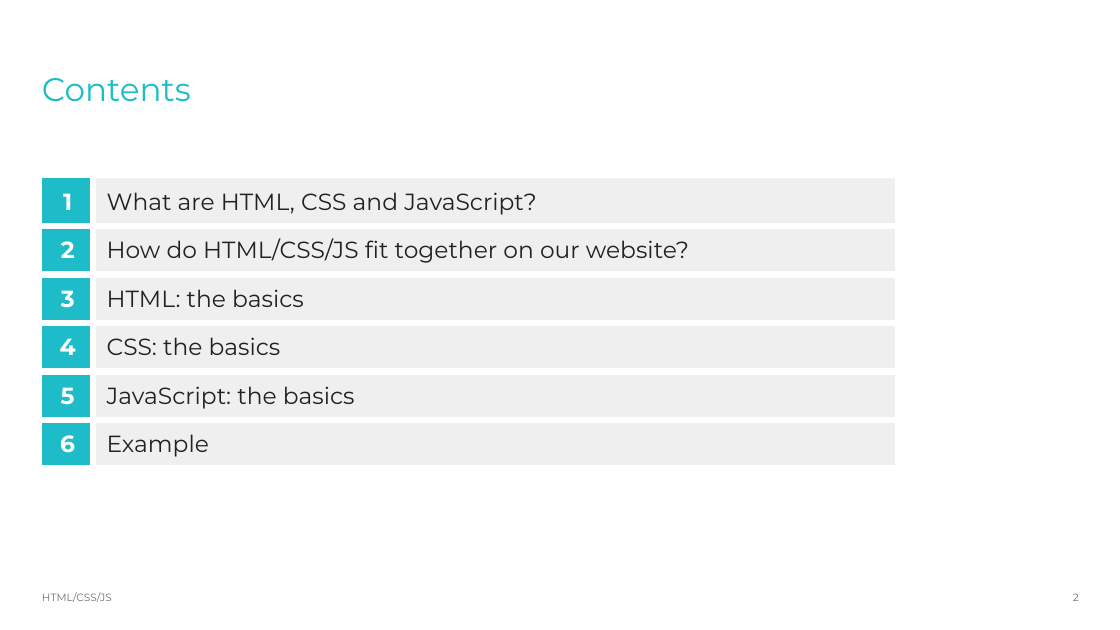
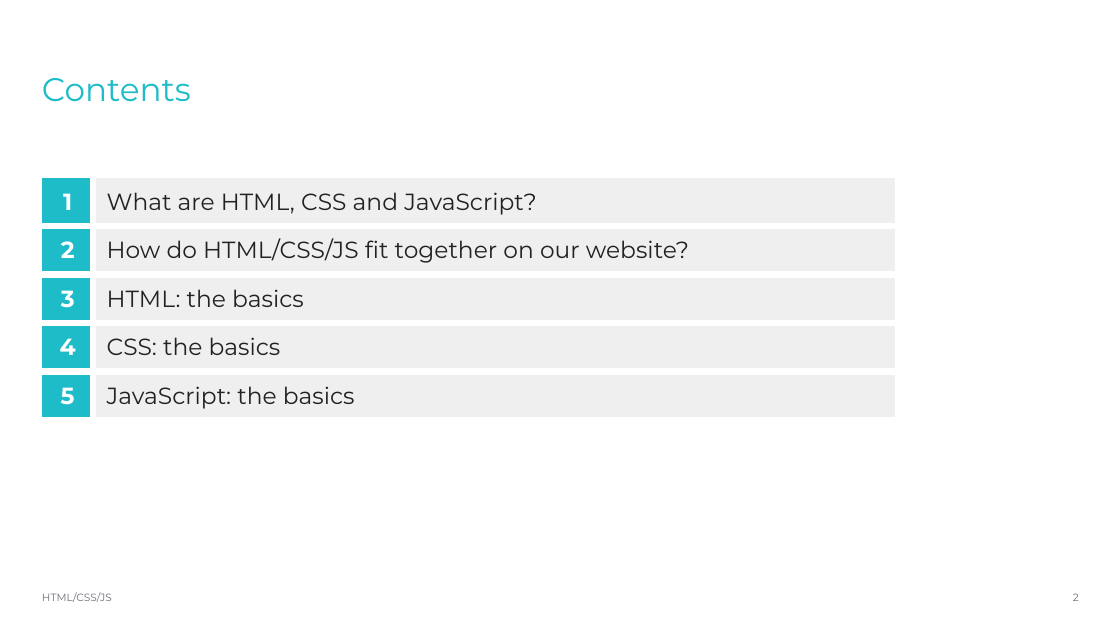
Before and after one commit to CarlyG55/Tetris-WorkExperience2022, a slide deck: slide 2 of presentations/html-css-js.pptx. Drawn at 1120x630 pixels with LibreOffice and Linux fonts; fonts in the diff are those of the drawing; background and template pictures are left out. Boxes give left, top, right and bottom in pixels: in the first picture for what was removed or moved away, otherwise in the second. Text is boxed around its words. In the diff, an @@ line names an element or a change of style, - is before the commit and + after.

```diff
--- a/presentations/html-css-js.pptx
+++ b/presentations/html-css-js.pptx
@@ table at <box>42,177,895,417</box> @@
-row 6: 6 | Example
```
Also in this commit, not shown: 3 other slides changed, 2 slides removed, 2 other files.
